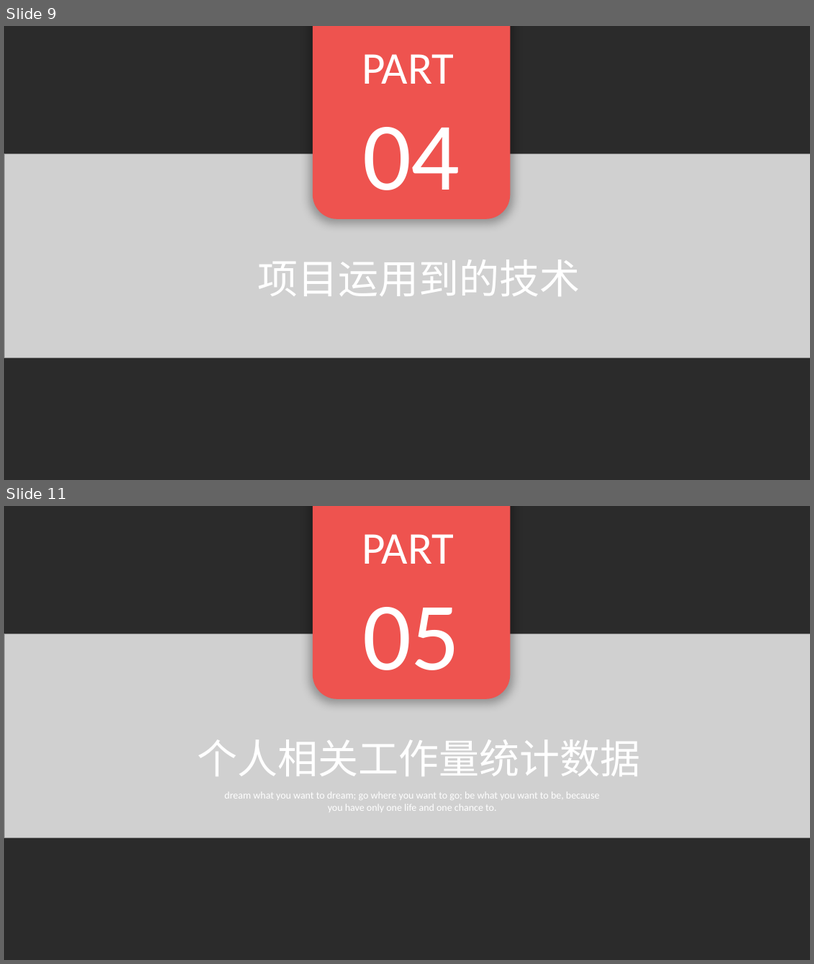
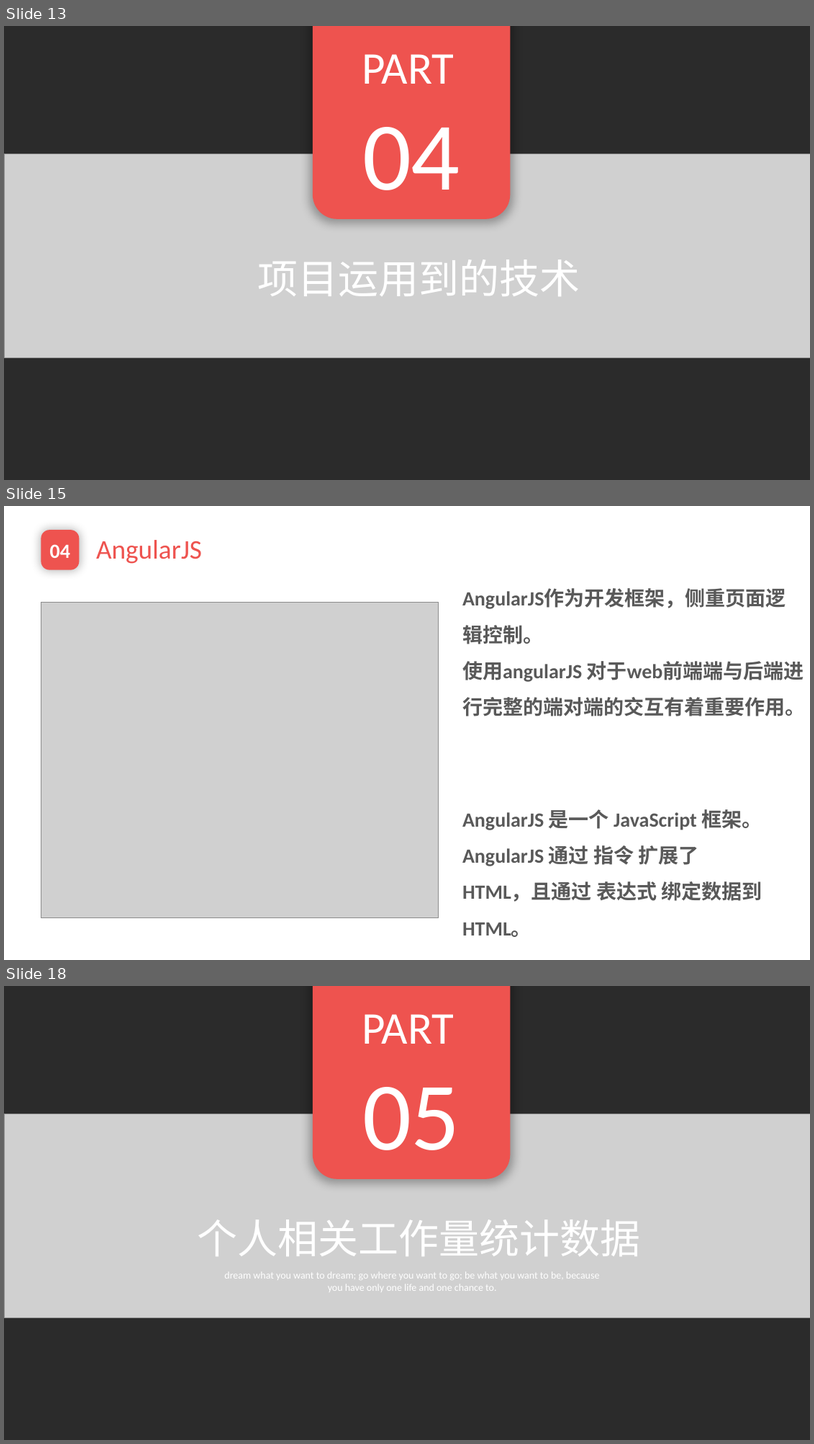
Before and after one commit to EnInternalChat/se2017, a slide deck: doc/个人汇报-焦点.pptx. Shown one above the other, each under a label of ours: slides 9 and 11 before the commit, slides 13, 15 and 18 after it; the slides between them are not shown. The pictures are 814x964 and 814x1444 pixels, drawn with LibreOffice and Linux fonts; fonts in the diff are those of the drawing; grey boxes stand for pictures; background and template pictures are left out; a plain dark background stands for a picture behind light text. Boxes give left, top, right and bottom in pixels: in the first picture for what was removed or moved away, otherwise in the second. Text is boxed around its words. In the diff, an @@ line names an element or a change of style, - is before the commit and + after.

```diff
--- a/doc/个人汇报-焦点.pptx
+++ b/doc/个人汇报-焦点.pptx
@@ slide 15 added at (4,506,810,960), background picture (left out) @@
@@ rounded rectangle added at (41,530,79,569), fill #EE534F, 24 pt, text #FFFFFF, bold @@
+04
@@ text added at (96,540,202,564), 32 pt, text #EE534F @@
+AngularJS
@@ text added at (463,589,805,716), 24 pt, text #595959, bold @@
+AngularJS作为开发框架，侧重页面逻辑控制。
+使用angularJS 对于web前端端与后端进行完整的端对端的交互有着重要作用。
@@ picture added at (41,602,438,918) @@
@@ text added at (463,809,763,937), 24 pt, text #595959, bold @@
+AngularJS 是一个 JavaScript 框架。
+AngularJS 通过 指令 扩展了 HTML，且通过 表达式 绑定数据到 HTML。
@@ what was slide 9 is now slide 13 @@
@@ what was slide 11 is now slide 18 @@
```
Also in this commit, not shown: 4 slides changed, 8 other slides added.
